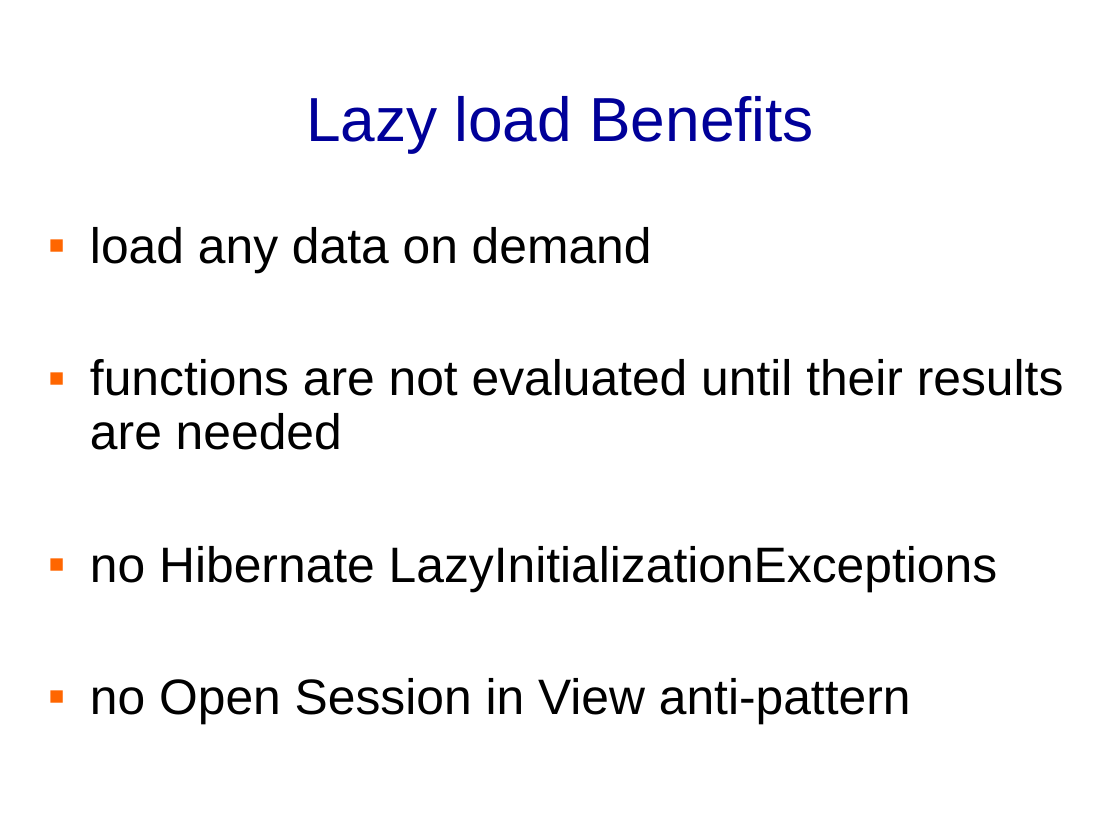
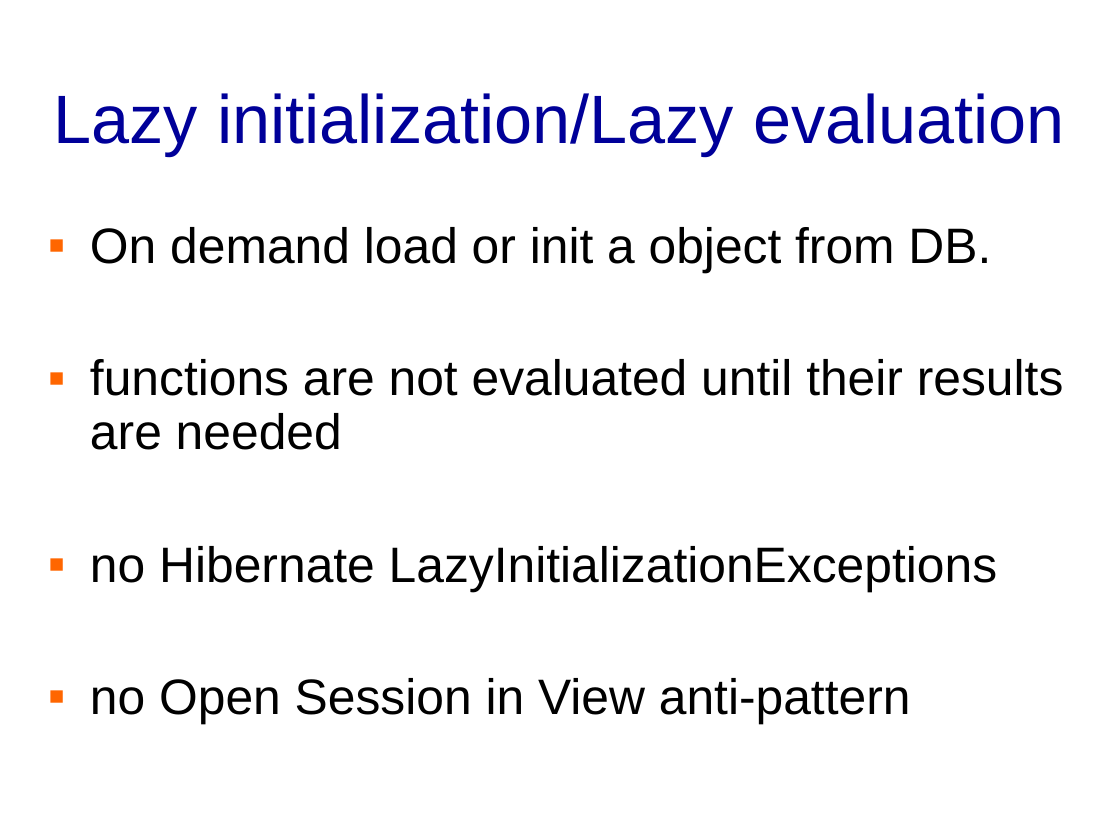
Before and after one commit to banq/jdonframework, a slide deck: slide 33 of doc/english/JdonFramework.ppt (slide 32 before the commit). Drawn at 1120x840 pixels with LibreOffice and Linux fonts; fonts in the diff are those of the drawing; background and template pictures are left out. Boxes give left, top, right and bottom in pixels: in the first picture for what was removed or moved away, otherwise in the second. Text is boxed around its words. In the diff, an @@ line names an element or a change of style, - is before the commit and + after.

```diff
--- a/doc/english/JdonFramework.ppt
+++ b/doc/english/JdonFramework.ppt
@@ title at box(54, 93, 1065, 156): text changed; size 40 to 44 pt @@
-Lazy load Benefits
+Lazy initialization/Lazy evaluation
@@ text at box(90, 227, 991, 273): text changed @@
-▪ load any data on demand
+▪ On demand load or init a object from DB.
```
Also in this commit, not shown: 22 other slides changed, 8 slides added, 17 slides removed, 2 other files.
